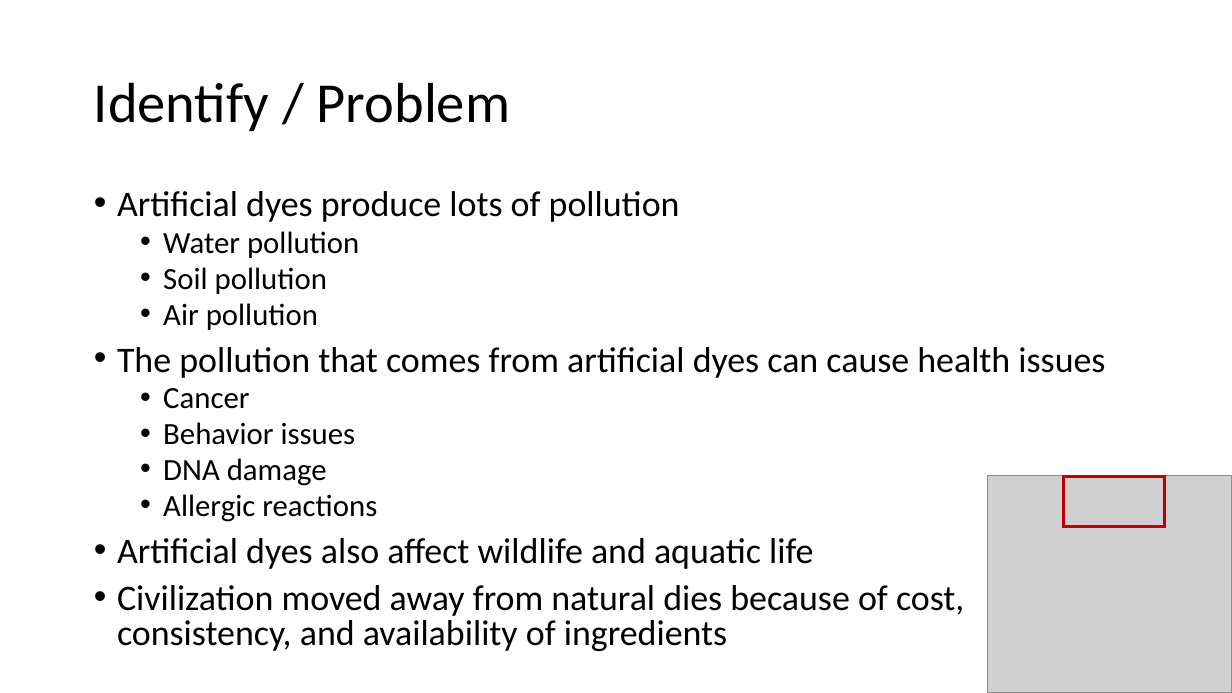
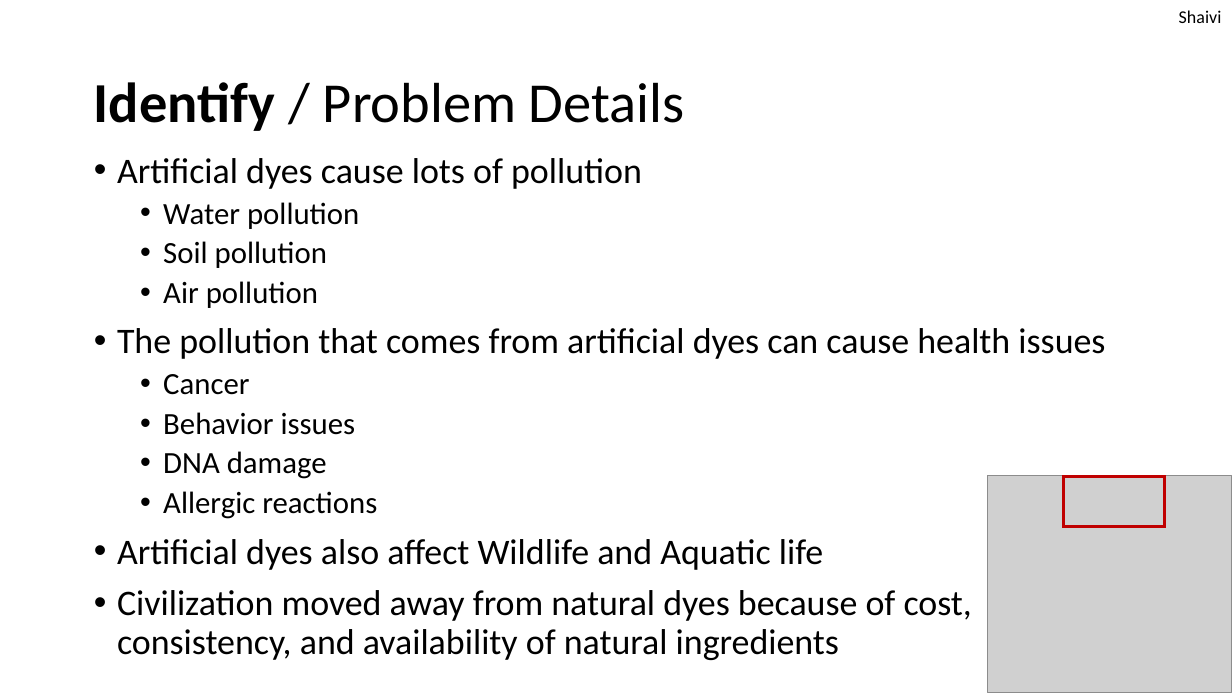
Before and after one commit to LegoRisingStars/Challenge2025, a slide deck: slide 3 of Unearthed Innovation Project - Rising Stars.pptx (slide 2 before the commit). Drawn at 1232x693 pixels with LibreOffice and Linux fonts; fonts in the diff are those of the drawing; grey boxes stand for pictures. Boxes give left, top, right and bottom in pixels: in the first picture for what was removed or moved away, otherwise in the second. Text is boxed around its words. In the diff, an @@ line names an element or a change of style, - is before the commit and + after.

```diff
--- a/Unearthed Innovation Project - Rising Stars.pptx
+++ b/Unearthed Innovation Project - Rising Stars.pptx
@@ text added at box(1179, 10, 1222, 23), 14 pt, text #000000 @@
+Shaivi
@@ title at box(94, 82, 685, 131): text changed @@
-Identify / Problem
+Identify / Problem Details
@@ text "Artificial dyes cause lots of ...": place and size @@
-text "Artificial dyes cause lots of ..." at box(117, 191, 1105, 651)
+text "Artificial dyes cause lots of ..." at box(117, 158, 1105, 660)
@@ text at box(117, 158, 642, 189): text changed @@
-• Artificial dyes produce lots of pollution
+• Artificial dyes cause lots of pollution
@@ text at box(117, 202, 1105, 519): line spacing 0.8 to 0.9 @@
@@ text at box(117, 539, 972, 660): text changed @@
-• Artificial dyes also affect wildlife and aquatic life
-• Civilization moved away from natural dies because of cost, consistency, and availability of ingredients
+• Artificial dyes also affect Wildlife and Aquatic life
+• Civilization moved away from natural dyes because of cost, consistency, and availability of natural ingredients
```
Also in this commit, not shown: 12 other slides changed, 3 slides added, 1 slide removed, 2 other files.
